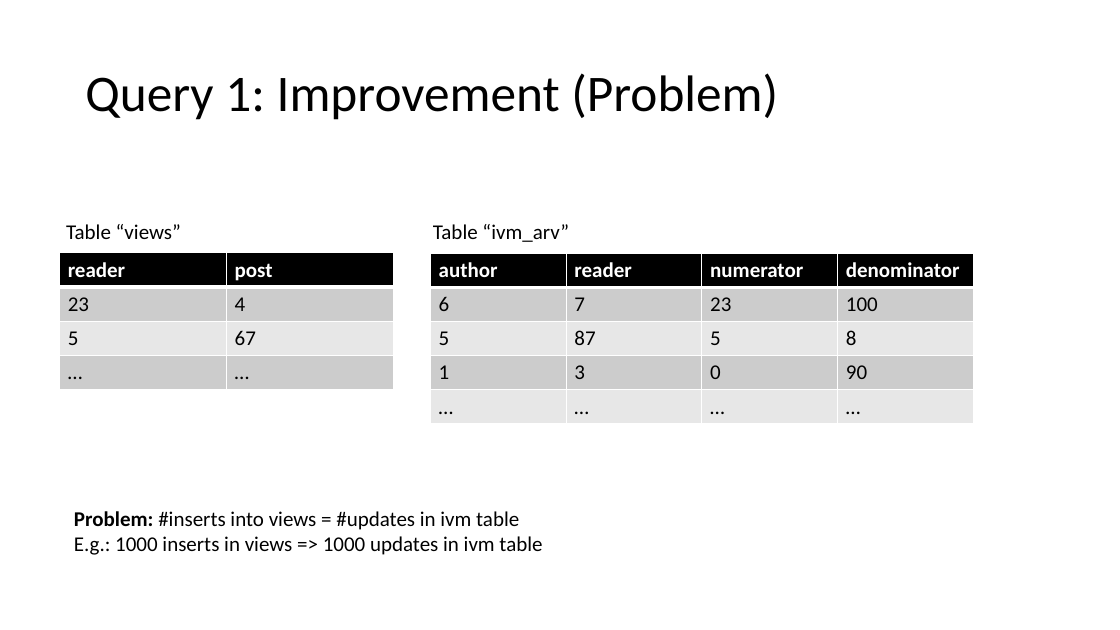
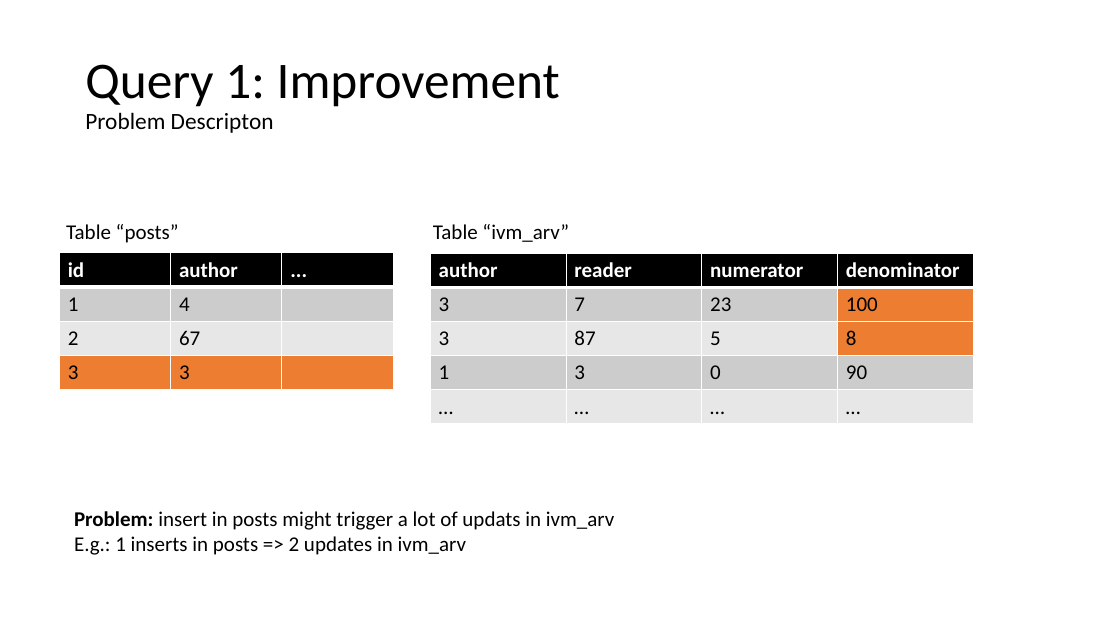
Before and after one commit to matthias-springer/cse190-database-analytics, a slide deck: slide 16 of presentation/presentation.pptx (slide 11 before the commit). Drawn at 1120x630 pixels with LibreOffice and Linux fonts; fonts in the diff are those of the drawing. Boxes give left, top, right and bottom in pixels: in the first picture for what was removed or moved away, otherwise in the second. Text is boxed around its words. In the diff, an @@ line names an element or a change of style, - is before the commit and + after.

```diff
--- a/presentation/presentation.pptx
+++ b/presentation/presentation.pptx
@@ title at <box>85,64,560,133</box>: text changed @@
-Query 1: Improvement (Problem)
+Query 1: Improvement
+Problem Descripton
@@ text at <box>66,224,179,243</box>: text changed @@
-Table “views”
+Table “posts”
@@ table at <box>60,253,392,389</box> @@
-column 1: reader | 23 | 5 | …
-column 2: post | 4 | 67 | …
+column 1: id | 1 | 2 | 3
+column 2: author | 4 | 67 | 3
+column 3: ... |  |  | 
@@ table at <box>430,254,975,424</box> @@
-row 2, column 1: 6
+row 2, column 1: 3
-row 3, column 1: 5
+row 3, column 1: 3
@@ fill #CCCCCC to #ED7D31 in row 2, column 4 @@
@@ fill #E7E7E7 to #ED7D31 in row 3, column 4 @@
@@ text at <box>74,511,615,555</box>: text changed @@
-Problem: #inserts into views = #updates in ivm table
-E.g.: 1000 inserts in views => 1000 updates in ivm table
+Problem: insert in posts might trigger a lot of updats in ivm_arv
+E.g.: 1 inserts in posts => 2 updates in ivm_arv
```
Also in this commit, not shown: 15 other slides changed, 11 slides added, 2 slides removed.
